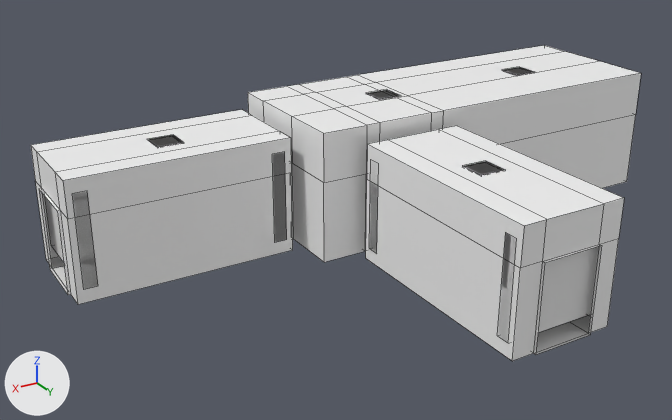
What one commit did to the FBX model Assets/Prefabs/EPrefabs/E_Chamber.fbx.
Before and after are seen from a camera (50 mm lens) standing at (38.1, 60.5, 30.7) and looking at (5.8, 6.6, 3.8). Lighting does not change. The marker at lower left points along +X, +Y and +Z. The first picture is the older version. Mesh edges are drawn as thin lines. Where no turn or scale is listed for an object, it has been applied to the vertices.

Objects in the first picture: 'E_Trigger2-1', 'E_Trigger2-2', 'E_Trigger3-2', 'ElevatorChamber1', 'ElevatorPreChamber1', 'ElevatorPreChamber2' and 5 more.
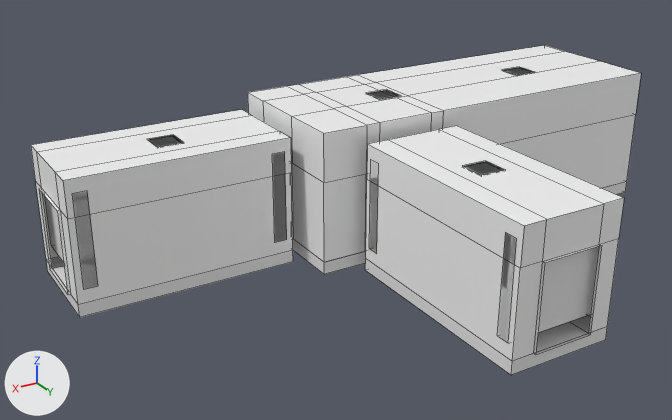
Location of each change, (x1, y1, x2, y2) in pixels of the pictures (672 x 420 px):
'E_Rooms_FloorHitbox3', added: after (365, 259, 607, 375)
'E_Rooms_FloorHitbox2', added: after (46, 250, 293, 317)
'E_Rooms_FloorHitbox1', added: after (293, 182, 627, 274)

The change, as a diff of the scene's bpy script:
```diff
--- a/Assets/Prefabs/EPrefabs/E_Chamber.fbx.py
+++ b/Assets/Prefabs/EPrefabs/E_Chamber.fbx.py
@@ me_cube_311 @@
+me_cube_311.from_pydata(...)  # a box spanning x 8.0..24.5, y 11.0..19.0, z -1.0..0.0
@@ me_cube_299 @@
+me_cube_299.from_pydata(...)  # a box spanning x -24.5..7.0, y -5.0..7.0, z -1.0..0.0
@@ me_cube_301 @@
+me_cube_301.from_pydata(...)  # a box spanning x 4.0..12.0, y -1.0..15.5, z -1.0..0.0
@@ ob_e_rooms_floorhitbox2 @@
+ob_e_rooms_floorhitbox2 = bpy.data.objects.new('E_Rooms_FloorHitbox2', me_cube_311)
+ob_e_rooms_floorhitbox2.location = (0.0, -15.0, 0.0)
@@ ob_e_rooms_floorhitbox1 @@
+ob_e_rooms_floorhitbox1 = bpy.data.objects.new('E_Rooms_FloorHitbox1', me_cube_299)
+ob_e_rooms_floorhitbox1.location = (0.0, 0.0, 0.0)
@@ ob_e_rooms_floorhitbox3 @@
+ob_e_rooms_floorhitbox3 = bpy.data.objects.new('E_Rooms_FloorHitbox3', me_cube_301)
+ob_e_rooms_floorhitbox3.location = (-8.0, 9.0, 0.0)
```
